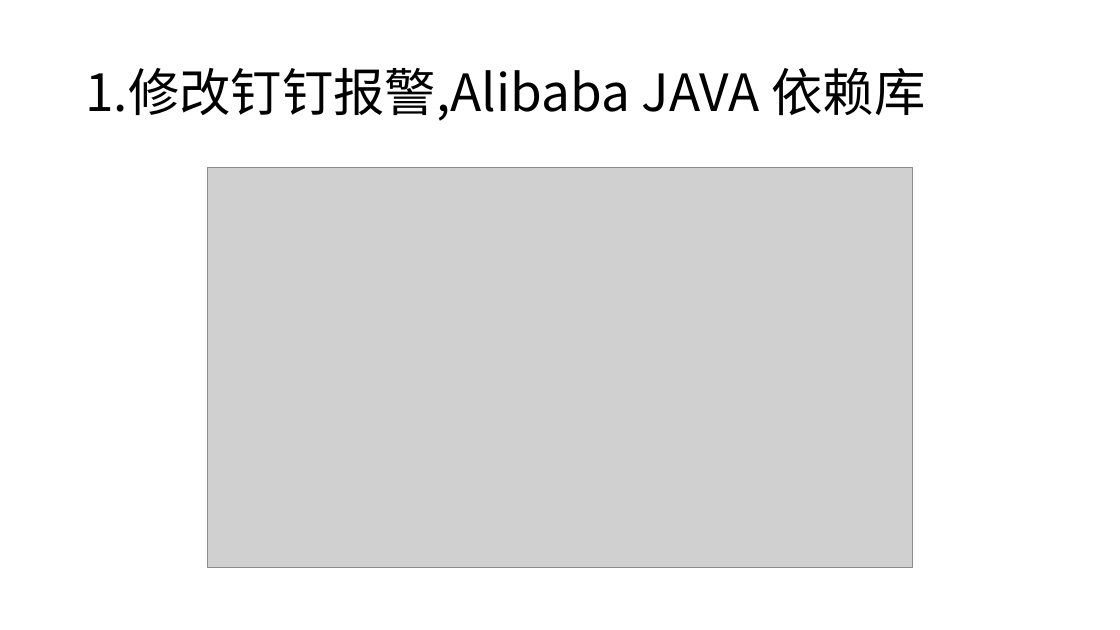
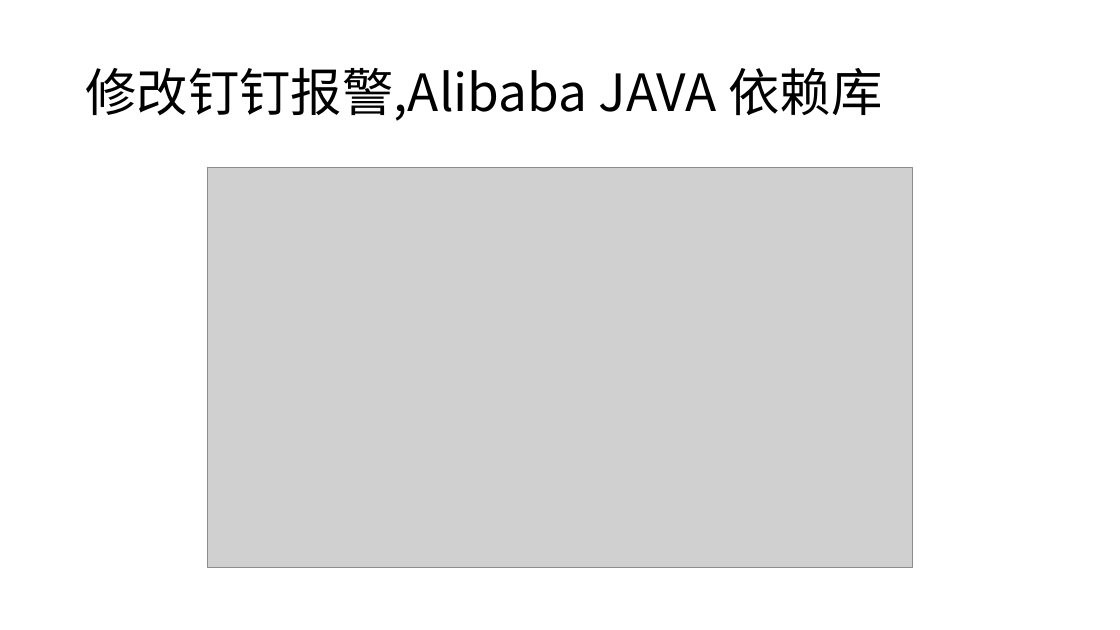
Before and after one commit to xuxueli/xxl-job, a slide deck: slide 12 of doc/XXL-JOB钉钉报警使用文档.pptx (slide 6 before the commit). Drawn at 1120x630 pixels with LibreOffice and Linux fonts; fonts in the diff are those of the drawing; grey boxes stand for pictures. Boxes give left, top, right and bottom in pixels: in the first picture for what was removed or moved away, otherwise in the second. Text is boxed around its words. In the diff, an @@ line names an element or a change of style, - is before the commit and + after.

Commit message:
更新钉钉报警文档

```diff
--- a/doc/XXL-JOB钉钉报警使用文档.pptx
+++ b/doc/XXL-JOB钉钉报警使用文档.pptx
@@ title at (85,68,883,121): text changed @@
-1.修改钉钉报警,Alibaba JAVA 依赖库
+修改钉钉报警,Alibaba JAVA 依赖库
```
Also in this commit, not shown: 4 other slides changed, 7 slides added, 1 slide removed, 3 other files.
